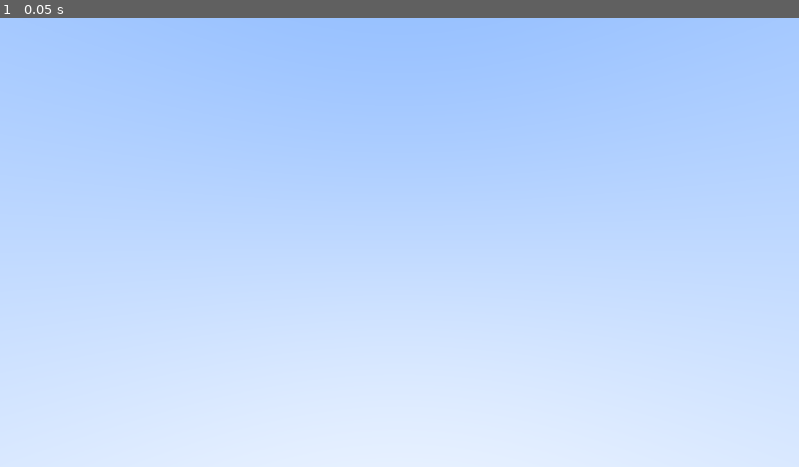
Above: before the commit, frame 1.
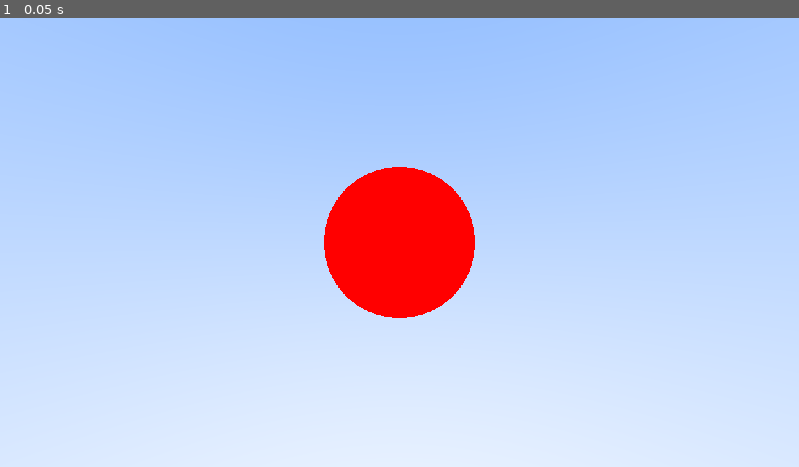
Above: after the commit, the same moment.

Repository: Dalton-Harvey/Ray-Tracing-in-a-weekend
Game: Godot game, scene res://Scenes/3D_Scene.tscn
Two runs of this game, one before a commit and one after it. Both use one fixed random seed, a clock stepped at 60 frames per second and the inputs below.
Inputs:
- Up to frame 1 (0.05 s): no input

The runs differ from the first frame. In frame 1, 5.0% of the frame differs, in the area x 40-60%, y 33-67%.

Commit message:
Rendered Sphere

Diff:
--- a/Classes/SphereData.gd
+++ b/Classes/SphereData.gd
@@ -2,9 +2,9 @@
 
 var center: Vector3
 var radius: float
-var color: Color
+@export var color: Color = Color(1,0,1)
 
 func _init(_center: Vector3 = Vector3(), _radius: float = 1.0, _color: Color = Color(1,1,1)):
-    center = _center
-    radius = _radius
-    color = _color
+	center = _center
+	radius = _radius
+	color = _color
--- a/Scenes/3D_Scene.tscn
+++ b/Scenes/3D_Scene.tscn
@@ -1,8 +1,9 @@
-[gd_scene load_steps=7 format=3 uid="uid://vyib47h74hfq"]
+[gd_scene load_steps=8 format=3 uid="uid://vyib47h74hfq"]
 
 [ext_resource type="Script" uid="uid://deh45hri2x3ko" path="res://Scripts/RayTraceHelper.gd" id="1_ra7em"]
 [ext_resource type="Script" uid="uid://y20f6spyiotf" path="res://Scripts/CameraHelper.gd" id="1_rp6ar"]
 [ext_resource type="Shader" uid="uid://b0go8i2ypoo3x" path="res://Shaders/RayTracing.gdshader" id="2_pt1tj"]
+[ext_resource type="Script" uid="uid://qvodu56317te" path="res://Scripts/SphereHelper.gd" id="4_0j0y6"]
 
 [sub_resource type="ShaderMaterial" id="ShaderMaterial_ra7em"]
 render_priority = 0
@@ -12,10 +13,17 @@
 shader_parameter/aspect_ratio = 0.0
 shader_parameter/viewport_width = 0.0
 shader_parameter/viewport_height = 0.0
-shader_parameter/pixel_delta_u = 0.0
-shader_parameter/pixel_delta_v = 0.0
+shader_parameter/pixel_delta_u = Vector3(0, 0, 0)
+shader_parameter/pixel_delta_v = Vector3(0, 0, 0)
 shader_parameter/viewport_upper_left = Vector3(0, 0, 0)
 shader_parameter/pixel00_loc = Vector3(0, 0, 0)
+shader_parameter/sphere_count = 0
+shader_parameter/sphere_centers = PackedVector3Array(0, 0, 0, 0, 0, 0, 0, 0, 0, 0, 0, 0, 0, 0, 0, 0, 0, 0, 0, 0, 0, 0, 0, 0, 0, 0, 0, 0, 0, 0, 0, 0, 0, 0, 0, 0, 0, 0, 0, 0, 0, 0, 0, 0, 0, 0, 0, 0, 0, 0, 0, 0, 0, 0, 0, 0, 0, 0, 0, 0, 0, 0, 0, 0, 0, 0, 0, 0, 0, 0, 0, 0, 0, 0, 0, 0, 0, 0, 0, 0, 0, 0, 0, 0, 0, 0, 0, 0, 0, 0, 0, 0, 0, 0, 0, 0)
+shader_parameter/sphere_radii = PackedFloat32Array(0, 0, 0, 0, 0, 0, 0, 0, 0, 0, 0, 0, 0, 0, 0, 0, 0, 0, 0, 0, 0, 0, 0, 0, 0, 0, 0, 0, 0, 0, 0, 0)
+shader_parameter/sphere_colors = PackedVector3Array(0, 0, 0, 0, 0, 0, 0, 0, 0, 0, 0, 0, 0, 0, 0, 0, 0, 0, 0, 0, 0, 0, 0, 0, 0, 0, 0, 0, 0, 0, 0, 0, 0, 0, 0, 0, 0, 0, 0, 0, 0, 0, 0, 0, 0, 0, 0, 0, 0, 0, 0, 0, 0, 0, 0, 0, 0, 0, 0, 0, 0, 0, 0, 0, 0, 0, 0, 0, 0, 0, 0, 0, 0, 0, 0, 0, 0, 0, 0, 0, 0, 0, 0, 0, 0, 0, 0, 0, 0, 0, 0, 0, 0, 0, 0, 0)
+shader_parameter/main_center = Vector3(0, 0, 0)
+shader_parameter/main_radius = 0.0
+shader_parameter/main_color = Vector3(0, 0, 0)
 
 [sub_resource type="QuadMesh" id="QuadMesh_pt1tj"]
 material = SubResource("ShaderMaterial_ra7em")
@@ -37,3 +45,4 @@
 [node name="RayTraceSphere" type="MeshInstance3D" parent="." groups=["Scene_Objects"]]
 transform = Transform3D(1, 0, 0, 0, 1, 0, 0, 0, 1, 0, 0, -2)
 mesh = SubResource("SphereMesh_rp6ar")
+script = ExtResource("4_0j0y6")
--- a/Scripts/RayTraceHelper.gd
+++ b/Scripts/RayTraceHelper.gd
@@ -5,6 +5,10 @@
 @export var focal_length = 1;
 var mat = ShaderMaterial
 var spheres: Array[SphereData] = []
+var sphere_centers: Array[Vector3] = []
+var sphere_radii: Array[float] = []
+var sphere_colors: Array[Color] = []
+var sphere_count = 0
 var dynamic = false
 
 func _ready():
@@ -19,14 +23,19 @@
 
 func _init_scene_uniforms():
 	for object in get_tree().get_nodes_in_group("Scene_Objects"):
-		var curr = SphereData.new()
-		curr.center = object.global_transform.origin
-		curr.radius = object.scale.x * 0.5
-		spheres.append(curr)
-	pass
+		sphere_centers.append(object.global_transform.origin)
+		sphere_radii.append(object.radius)
+		sphere_colors.append(object.color)
+		sphere_count += 1
+
+	mat.set_shader_parameter("sphere_count", spheres.size())
+	for x in range(sphere_count):
+		mat.set_shader_parameter("sphere_centers", sphere_centers)
+		mat.set_shader_parameter("sphere_radii", sphere_radii)
+		mat.set_shader_parameter("sphere_colors", sphere_colors)
 
 func _update_scene_uniforms():
-	mat.set_shader_parameter("cam_origin", camera.global_transform.origin)
+	pass
 
 func _init_viewport_dimensions():
 	var screen_size = get_viewport().size
--- /dev/null
+++ b/Scripts/SphereHelper.gd
@@ -0,0 +1,11 @@
+extends MeshInstance3D
+
+@export var radius: float = 0.5
+@export var color: Color = Color(1,0,0)
+
+func _ready():
+	set_radius(radius)
+
+func set_radius(new_radius:float) -> void:
+	radius = new_radius
+	self.scale = Vector3(new_radius, new_radius, new_radius)
--- a/Shaders/RayTracing.gdshader
+++ b/Shaders/RayTracing.gdshader
@@ -11,12 +11,46 @@
 uniform vec3 viewport_upper_left;
 uniform vec3 pixel00_loc;
 
+uniform int sphere_count;
+uniform vec3 sphere_centers[32];
+uniform float sphere_radii[32];
+uniform vec3 sphere_colors[32];
+
+uniform vec3 main_center;
+uniform float main_radius;
+uniform vec3 main_color;
+
+struct Sphere{
+    vec3 center;
+    float radius;
+    vec3 color;
+};
+
 struct Ray {
     vec3 origin;
     vec3 dir;
 };
 
-vec3 ray_color(Ray ray){
+Sphere get_sphere(int x){
+    Sphere s;
+    s.center = sphere_centers[x];
+    s.radius = sphere_radii[x];
+    s.color = sphere_colors[x];
+    return s;
+}
+
+bool hit_sphere(Sphere sphere, Ray ray){
+    vec3 oc = sphere.center - ray.origin;
+    float a = dot(ray.dir, ray.dir);
+    float b = -2.0 * dot(ray.dir, oc);
+    float c = (dot(oc,oc) - sphere.radius * sphere.radius);
+    float discrimy = b*b - 4.0*a*c;
+    return (discrimy >= 0.0);
+}
+
+vec3 ray_color(Ray ray, Sphere sphere){
+    if(hit_sphere(sphere, ray))
+        return sphere.color;
     vec3 unit_dir = normalize(ray.dir);
     float a = (unit_dir.y + 1.0) * 0.5;
     return mix(vec3(1.0,1.0,1.0), vec3(0.5,0.7,1.0), a);
@@ -33,7 +67,8 @@
     Ray ray;
     ray.origin = cam_origin;
     ray.dir = ray_direction;
+    Sphere sphere = get_sphere(0);
 
-    ALBEDO = ray_color(ray);
+    ALBEDO = ray_color(ray, sphere);
 
 }
Not shown, added: Scripts/SphereHelper.gd.uid
